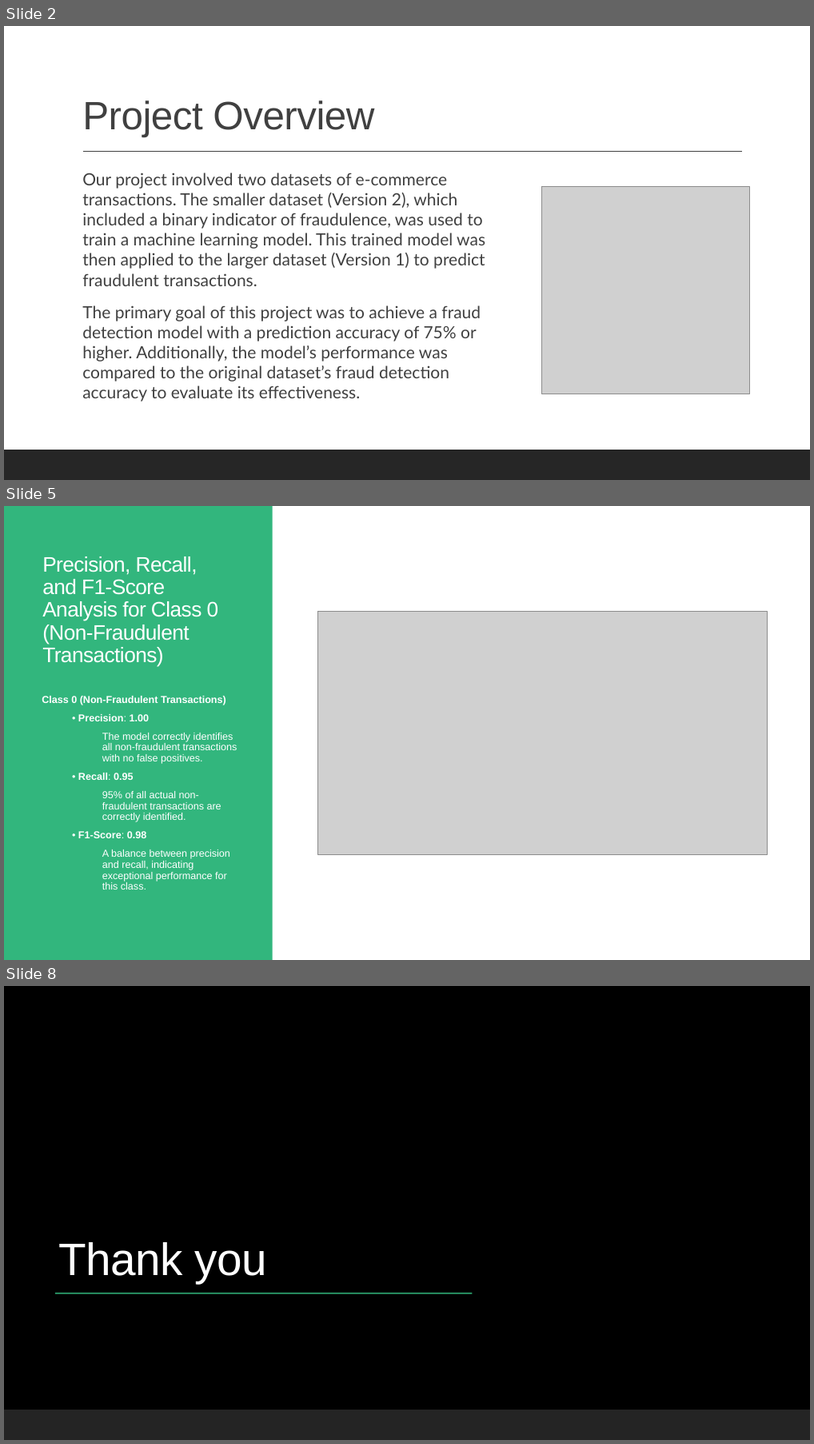
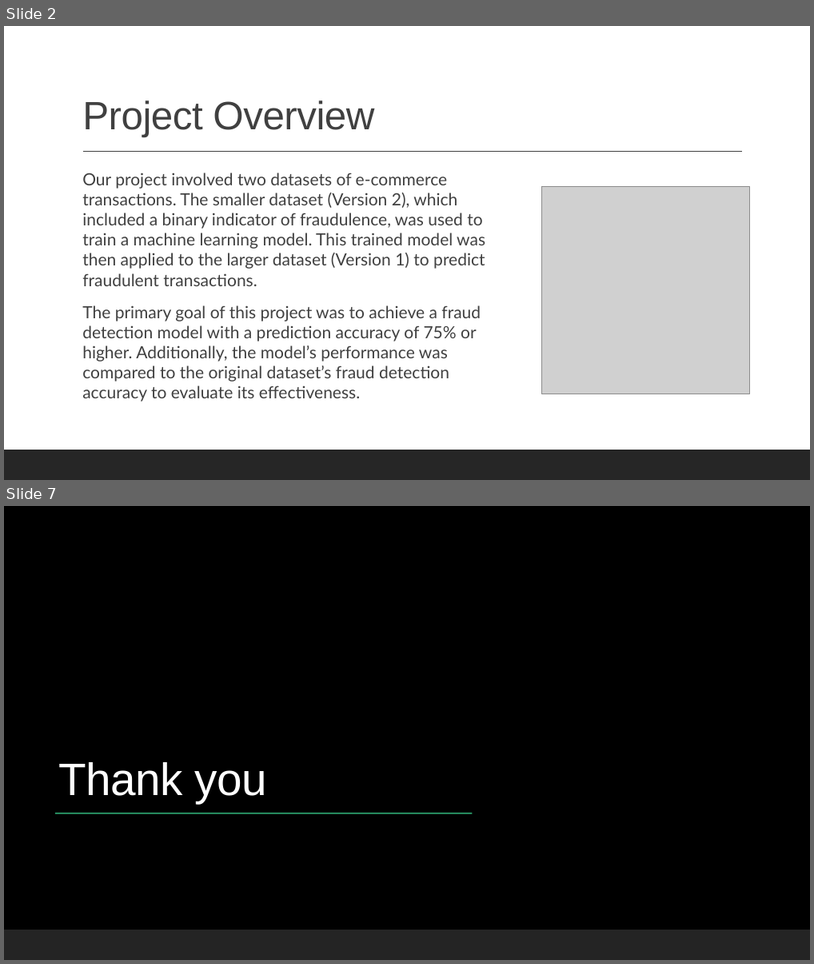
Before and after one commit to aferrodelgado/Project-4, a slide deck: Project 4 Presentation.pptx. Shown one above the other, each under a label of ours: slides 2, 5 and 8 before the commit, slides 2 and 7 after it; the slides between them are not shown. The pictures are 814x1444 and 814x964 pixels, drawn with LibreOffice and Linux fonts; fonts in the diff are those of the drawing; grey boxes stand for pictures; background and template pictures are left out. Boxes give left, top, right and bottom in pixels: in the first picture for what was removed or moved away, otherwise in the second. Text is boxed around its words. In the diff, an @@ line names an element or a change of style, - is before the commit and + after.

Commit message:
adding Models folder and updated .pptx

```diff
--- a/Project 4 Presentation.pptx
+++ b/Project 4 Presentation.pptx
@@ slide 5 removed at (4,506,810,960), background #FFFFFF @@
@@ rectangle removed at (4,506,273,960) @@
@@ rectangle removed at (5,506,810,960) @@
@@ title removed at (42,556,219,667) @@
-Precision, Recall, and F1-Score Analysis for Class 0 (Non-Fraudulent Transactions)
@@ picture removed at (318,612,767,854) @@
@@ text removed at (42,696,238,889) @@
-Class 0 (Non-Fraudulent Transactions)
-  • Precision: 1.00
-    The model correctly identifies all non-fraudulent transactions with no false positives.
-  • Recall: 0.95
-    95% of all actual non-fraudulent transactions are correctly identified.
-  • F1-Score: 0.98
-    A balance between precision and recall, indicating exceptional performance for this class.
@@ line removed from (42, 681) to (223, 681) @@
@@ rectangle removed at (4,929,810,960) @@
@@ what was slide 8 is now slide 7 @@
```
Also in this commit, not shown: 1 slide changed, 3 slides added, 3 other slides removed, 8 other files.
